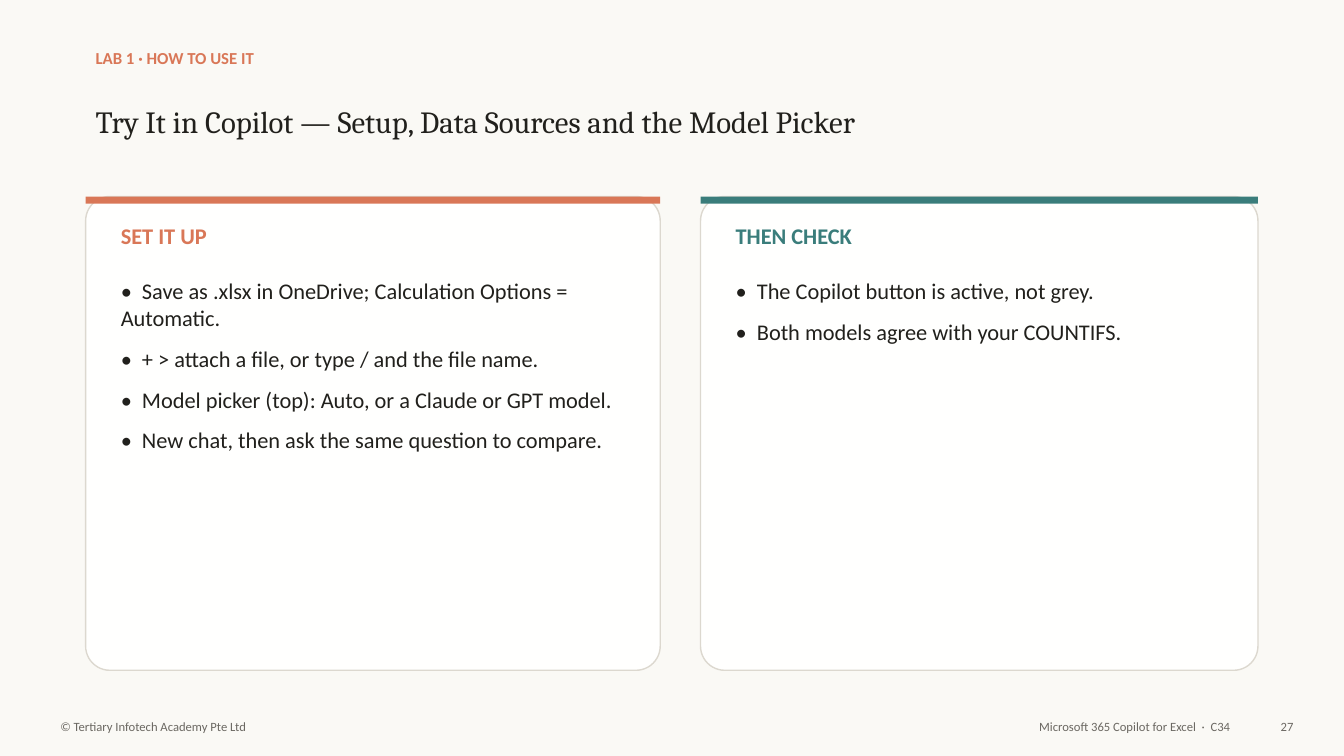
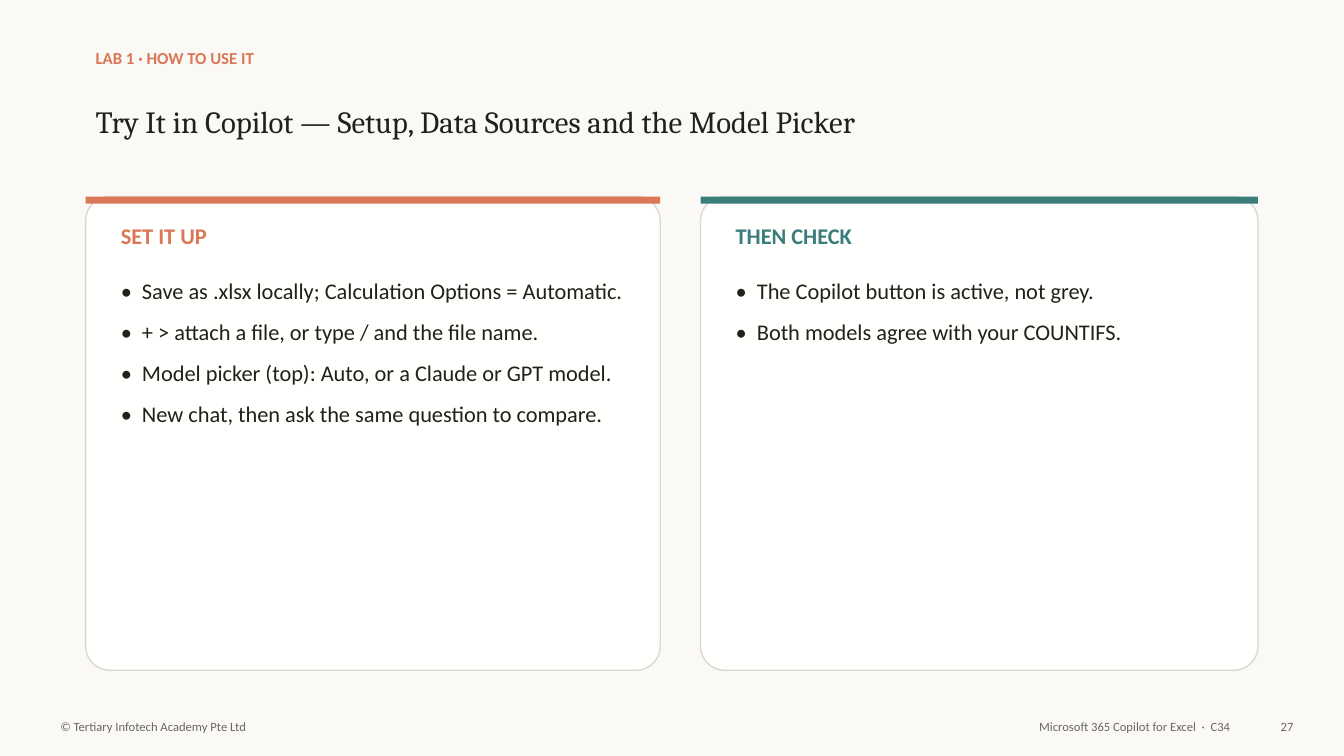
Before and after one commit to tertiarycourses/C34-Microsoft-365-Copilot-for-Excel, a slide deck: slide 28 of courseware/Microsoft 365 Copilot for Excel-v3.0.pptx. Drawn at 1344x756 pixels with LibreOffice and Linux fonts; fonts in the diff are those of the drawing. Boxes give left, top, right and bottom in pixels: in the first picture for what was removed or moved away, otherwise in the second. Text is boxed around its words. In the diff, an @@ line names an element or a change of style, - is before the commit and + after.

```diff
--- a/courseware/Microsoft 365 Copilot for Excel-v3.0.pptx
+++ b/courseware/Microsoft 365 Copilot for Excel-v3.0.pptx
@@ text at (142,283,623,303): text changed @@
-• Save as .xlsx in OneDrive; Calculation Options = Automatic.
+• Save as .xlsx locally; Calculation Options = Automatic.
```
Also in this commit, not shown: 1 other slide changed, 30 other files.
